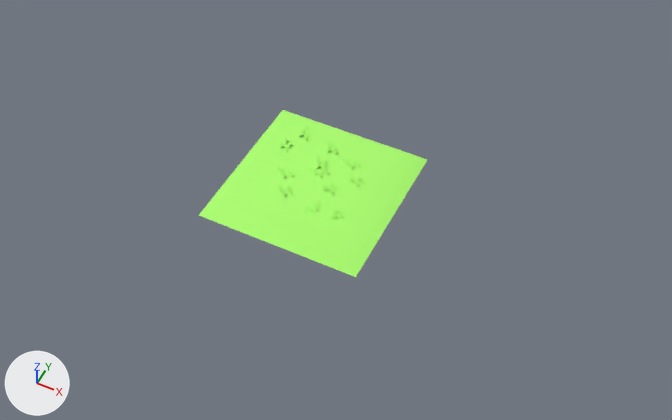
The glTF model public/world-tiles.glb as it was, and as the next commit left it.
One viewpoint serves both versions: a 50 mm lens placed at (25.5, -47.5, 56.8), pointed at (2.3, -1.1, -1.2). Arrows for +X, +Y and +Z are at lower left; the lights stay in place. Vertices at the same position are counted once.

In view in the first picture: 'plane-grassy'.
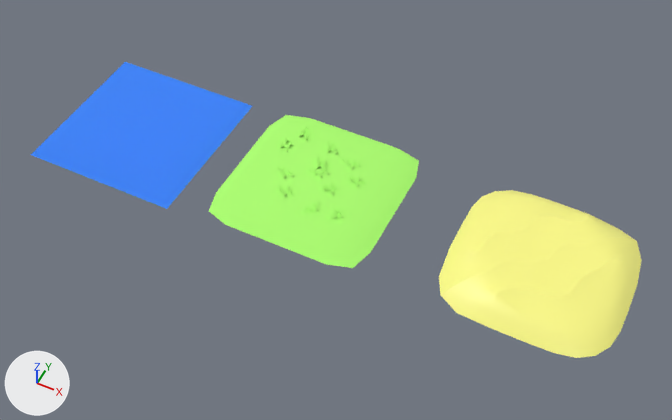
Commit message: added water and sand

Pixel boxes (x1, y1, x2, y2) of what changed, in the pictures (672 x 420 px):
'sand', added (yellow): after (439, 190, 641, 358)
'plane-grassy', reshaped (8% narrower, 8% shorter): before (199, 110, 427, 277); after (209, 115, 419, 268)
'water', added (blue): after (31, 62, 252, 209)

The change, as a list of edits to the scene's bpy script:
```text
Add mat_sand:
    mat_sand = principled_material('sand')
    mat_sand.base_color = (1.0, 0.981, 0.246)  # yellow #fffd88
    mat_sand.roughness = 0.432
Add mat_water:
    mat_water = principled_material('water')
    mat_water.base_color = (0.0326, 0.229, 1.0)  # blue #3384ff
    mat_water.roughness = 0.216
Change me_plane:
    used by ob_plane_grassy; location = (0.0, 0.0, 0.0)
    remove me_plane.from_pydata(...)  # 516 vertices, 666 faces; spans x -7.18..7.13, y -7.27..7.03, z -0.43..1.58
    add me_plane.from_pydata(...)  # 532 vertices, 690 faces; spans x -7.15..7.16, y -7.27..7.03, z -0.32..1.58
    me_plane part 1
    4 vertices are removed from x -7.18..7.13, y -7.27..7.03, z -0.43
    12 faces are deleted
    4 vertices move from x -6.6..6.53, y -6.61..6.52, z 0.14 to x -6.57..6.56, y -6.61..6.52, z 0.29
    20 vertices are added at x -7.15..7.16, y -7.27..7.03, z -0.32..0.32
    36 new faces join them
Add me_plane_002:
    me_plane_002.from_pydata(...)  # 165 vertices, 304 faces; spans x -7.18..7.13, y -7.27..7.03, z -0.41..1.27
    me_plane_002.materials.append(mat_sand)  # yellow #fffd88
Add me_plane_001:
    me_plane_001.from_pydata([(-5.0, -5.0, 0.19), (5.0, -5.0, 0.19), (-5.0, 5.0, 0.19), (5.0, 5.0, 0.19), (-6.6, 6.52, -0.67), (-6.6, -6.61, -0.67), (6.53, -6.61, -0.67), (6.53, 6.52, -0.67), (-7.18, 7.03, -1.24), (-7.18, -7.27, -1.24), (7.13, -7.27, -1.24), (7.13, 7.03, -1.24)], [], [(0, 1, 3), (0, 3, 2), (6, 10, 11), (6, 11, 7), (3, 7, 4), (3, 4, 2), (0, 5, 6), (0, 6, 1), (1, 6, 7), (1, 7, 3), (2, 4, 5), (2, 5, 0), (4, 8, 9), (4, 9, 5), (7, 11, 8), (7, 8, 4), (5, 9, 10), (5, 10, 6)])
    me_plane_001.materials.append(mat_water)  # blue #3384ff
Add ob_sand:
    ob_sand = bpy.data.objects.new('sand', me_plane_002)
    ob_sand.location = (19.7, 0.0, 0.0)
Add ob_water:
    ob_water = bpy.data.objects.new('water', me_plane_001)
    ob_water.location = (-17.51, 0.0, 0.0)
```
